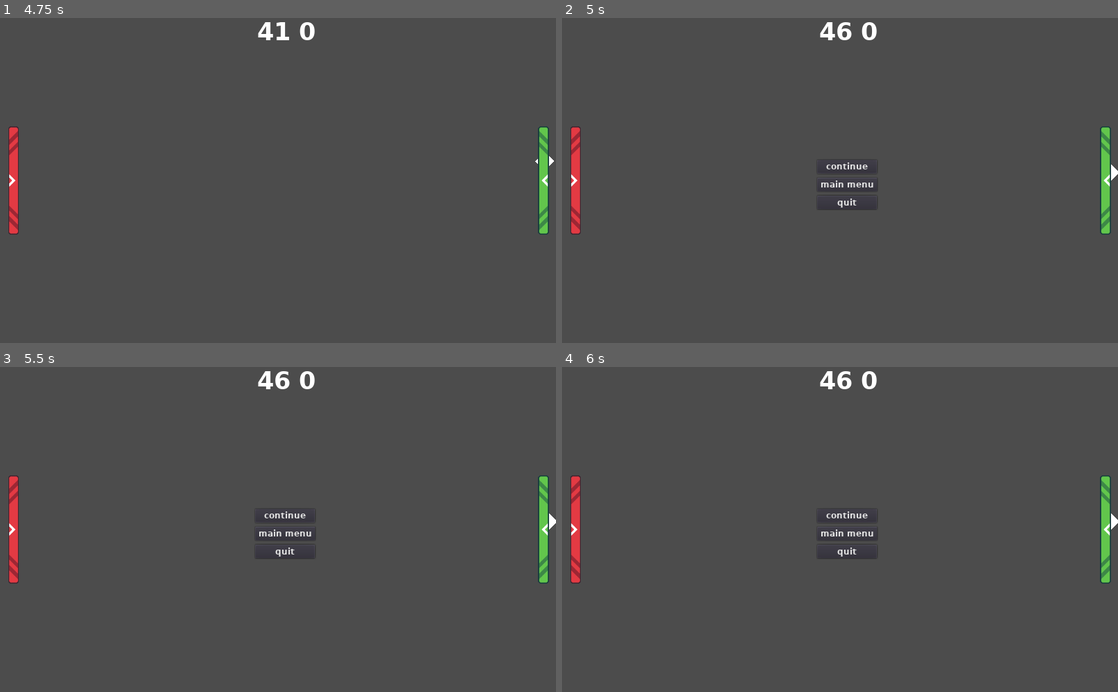
Above: before the commit, frames 1-4 (two rows, left to right).
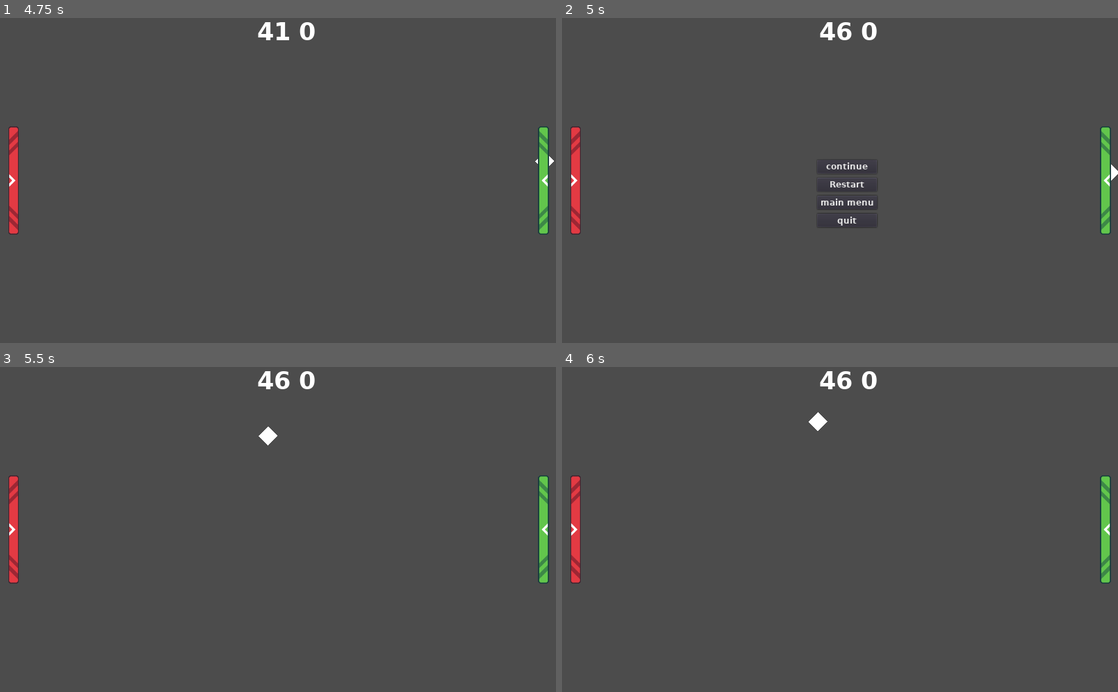
Above: after the commit, the same moments.

Repository: EvonoversGameJam/PongRaffoSinasio
Game: Godot game, scene res://scenes/Menu.tscn
Two runs of this game, one before a commit and one after it. Both use one fixed random seed, a clock stepped at 60 frames per second and the inputs below.
Inputs (mouse positions are in pixels of both pictures, inside the frame that each line leads up to):
- Up to frame 1 (4.75 s): click "Play 1vs1" at 0.5 s
- Up to frame 2 (5 s): tap Escape (ui_cancel) at 4.9 s
- Up to frame 3 (5.5 s): click (283, 532) at 5 s, where only the run after the commit has a clickable "Restart"
- Up to frame 4 (6 s): click (845, 516) at 5.75 s, where only the run before the commit has a clickable "continue"

Frame 1 is identical in both runs. In frame 2, 0.3% of the frame differs, in the area x 46-56%, y 50-65%; in frame 3, 0.4%, in the area x 46-100%, y 18-59%; in frame 4, 0.4%.

Commit message:
Added button to pause menu to restart the game

Diff:
--- a/scenes/GameManager.gd
+++ b/scenes/GameManager.gd
@@ -22,3 +22,9 @@
 func _on_Game_players_score(score_1, score_2):
 	score_counter.set_score_1(score_1)
 	score_counter.set_score_2(score_2)
+
+
+func _on_PauseMenu_restart() -> void:
+	$PauseMenu.hide()
+	$Game.init()
+	get_tree().paused = false
--- a/scenes/GameManager.tscn
+++ b/scenes/GameManager.tscn
@@ -12,11 +12,12 @@
 [node name="Game" parent="." instance=ExtResource( 2 )]
 pause_mode = 1
 
+[node name="ScoreCounter" parent="." instance=ExtResource( 4 )]
+
 [node name="PauseMenu" parent="." instance=ExtResource( 1 )]
 visible = false
 
-[node name="ScoreCounter" parent="." instance=ExtResource( 4 )]
-
 [connection signal="players_score" from="Game" to="." method="_on_Game_players_score"]
 [connection signal="main_menu" from="PauseMenu" to="." method="_on_PauseMenu_main_menu"]
+[connection signal="restart" from="PauseMenu" to="." method="_on_PauseMenu_restart"]
 [connection signal="unpause" from="PauseMenu" to="." method="_on_PauseMenu_unpause"]
--- a/scenes/PauseMenu.gd
+++ b/scenes/PauseMenu.gd
@@ -1,5 +1,7 @@
 extends Control
+
 signal unpause
+signal restart
 signal main_menu
 
 # Called when the node enters the scene tree for the first time.
@@ -22,3 +24,7 @@
 
 func _on_Quit_pressed():
 	get_tree().quit()
+
+
+func _on_Restart_pressed() -> void:
+	emit_signal("restart")
--- a/scenes/PauseMenu.tscn
+++ b/scenes/PauseMenu.tscn
@@ -24,18 +24,25 @@
 margin_bottom = 25.0
 text = "continue"
 
-[node name="MainMenu" type="Button" parent="VBoxContainer"]
+[node name="Restart" type="Button" parent="VBoxContainer"]
 margin_top = 33.0
 margin_right = 112.0
 margin_bottom = 58.0
+text = "Restart"
+
+[node name="MainMenu" type="Button" parent="VBoxContainer"]
+margin_top = 66.0
+margin_right = 112.0
+margin_bottom = 91.0
 text = "main menu"
 
 [node name="Quit" type="Button" parent="VBoxContainer"]
-margin_top = 66.0
+margin_top = 99.0
 margin_right = 112.0
-margin_bottom = 91.0
+margin_bottom = 124.0
 text = "quit"
 
 [connection signal="pressed" from="VBoxContainer/Continue" to="." method="_on_Continue_pressed"]
+[connection signal="pressed" from="VBoxContainer/Restart" to="." method="_on_Restart_pressed"]
 [connection signal="pressed" from="VBoxContainer/MainMenu" to="." method="_on_MainMenu_pressed"]
 [connection signal="pressed" from="VBoxContainer/Quit" to="." method="_on_Quit_pressed"]
